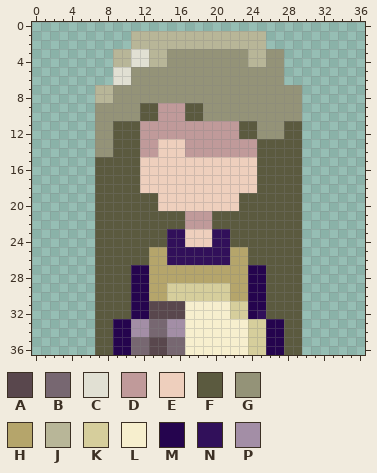
Edited in one commit: pixel-art sprite (images/mysterious_maid.png). That is the earlier state.
The file is 37x37 pixels. Colours within 5 levels of each other are drawn and written as one.
Palette (. is transparent): A #59474d  B #776771  C #e1e0d3  D #c09a9a  E #eecfbd  F #5b5a3f  G #949378  H #b5a56b  J #b8b698  K #d6ce9c  L #f7efce  M #25044e  N #31105a  P #a38ea6
Pixels before, first column x 7:
 1 ....JJJJJJJJJJJJJJJ....
 2 ....JJJJJJJJJJJJJJJ....
 3 ..JJCCJJGGGGGGGGGJJGG..
 4 ..JJCCJJGGGGGGGGGJJGG..
 5 ..CCGGGGGGGGGGGGGGGGG..
 6 ..CCGGGGGGGGGGGGGGGGG..
 7 JJGGGGGGGGGGGGGGGGGGGGG
 8 JJGGGGGGGGGGGGGGGGGGGGG
 9 GGGGGFFDDDFFGGGGGGGGGGG
10 GGGGGFFDDDFFGGGGGGGGGGG
11 GGFFFDDDDDDDDDDDFFGGGFF
12 GGFFFDDDDDDDDDDDFFGGGFF
13 GGFFFDDEEEDDDDDDDDFFFFF
14 GGFFFDDEEEDDDDDDDDFFFFF
15 FFFFFEEEEEEEEEEEEEFFFFF
16 FFFFFEEEEEEEEEEEEEFFFFF
17 FFFFFEEEEEEEEEEEEEFFFFF
18 FFFFFEEEEEEEEEEEEEFFFFF
19 FFFFFFFEEEEEEEEEFFFFFFF
20 FFFFFFFEEEEEEEEEFFFFFFF
21 FFFFFFFFFFDDDFFFFFFFFFF
22 FFFFFFFFFFDDDFFFFFFFFFF
23 FFFFFFFFNNEEENNFFFFFFFF
24 FFFFFFFFNNEEENNFFFFFFFF
25 FFFFFFHHNNNNNNNHHFFFFFF
26 FFFFFFHHNNNNNNNHHFFFFFF
27 FFFFMMHHHHHHHHHHHMMFFFF
28 FFFFMMHHHHHHHHHHHMMFFFF
29 FFFFMMHHKKKKKKKHHMMFFFF
30 FFFFMMHHKKKKKKKHHMMFFFF
31 FFFFMMAAAALLLLLKKMMFFFF
32 FFFFMMAAAALLLLLKKMNFFFF
33 FFMMPPBBPPLLLLLLLKKMMFF
34 FFMMPPBBPPLLLLLLLKKMMFF
35 FFMMBBAABBLLLLLLLKKMMFF
36 FFMMBBAABBLLLLLLLKKMMFF
Now the later version:
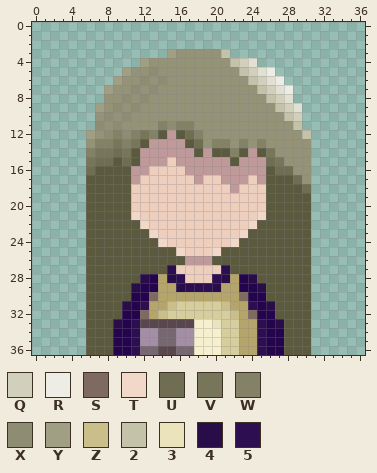
Colours new in this view: Q #d1d0bc  R #edece5  S #7f6a61  T #f1d8c9  U #6f6e53  V #77765b  W #838267  X #8e8d73  Y #a19f83  Z #cabf8b  2 #c4c2a9  3 #ebe3bc  4 #280d49  5 #2c0e51
Change:
Changed rows in their new state; - is an unchanged pixel.
first column x 6:
 1 -----...............-----
 2 -----...............-----
 3 ---......Y-----2......---
 4 ---...YGG-------2QC...---
 5 ---.Y--X---------2QCR.---
 6 ---YG-X-X---------2QCR---
 7 -.Y--X-X-----------2QCR.-
 8 -.G-X-X-------------2QC.-
 9 -Y-X-XGGGGGGG--------2QC-
10 --X-X-GGGGGGG---------2Q-
11 -X-XGGGGWXWWGGGGGGG---G2-
12 Y-XWXWVWF-FUWGGGGGG---GG2
13 GWWVWVF-DDDFUGWWGWGWGGGGG
14 WVVUV---DDD-F-FFWF--VGGGG
15 VUU-U-DDD-DDDDDDFDDDUVGGG
16 U----DD----DDDDDDDDD-UUGG
17 F----D------D--DDD-D---UG
18 F----E----------D--E----U
19 F----EEE---------EEE----F
20 F----EEE---------EEE----F
21 F----TEEEEEEEEEEEEET----F
22 F-----TEEEEEEEEEEET-----F
23 F------TEEE---EEET------F
24 F-------TEE---EET-------F
25 F------FFFTEEETFFF------F
26 F------FFFFDDDFFFF------F
27 F----FFFF5EEEEE5FFFF----F
28 F----F4M-45EEE54-M4F----F
29 F----4-M-H45554H-M-4----F
30 F------S-HHHHHHH-S------F
31 F---4-5HHZKKKKKZHH5-4---F
32 F---M-SHZKKKKKKKZHSMM---F
33 F--4-5AAAAAA--3KKHH5-4--F
34 F----5-P-B-P---KKHH5----F
35 F----5PPB-PP---KKHH5----F
36 F----5-B-A-B---KKHH5----F
